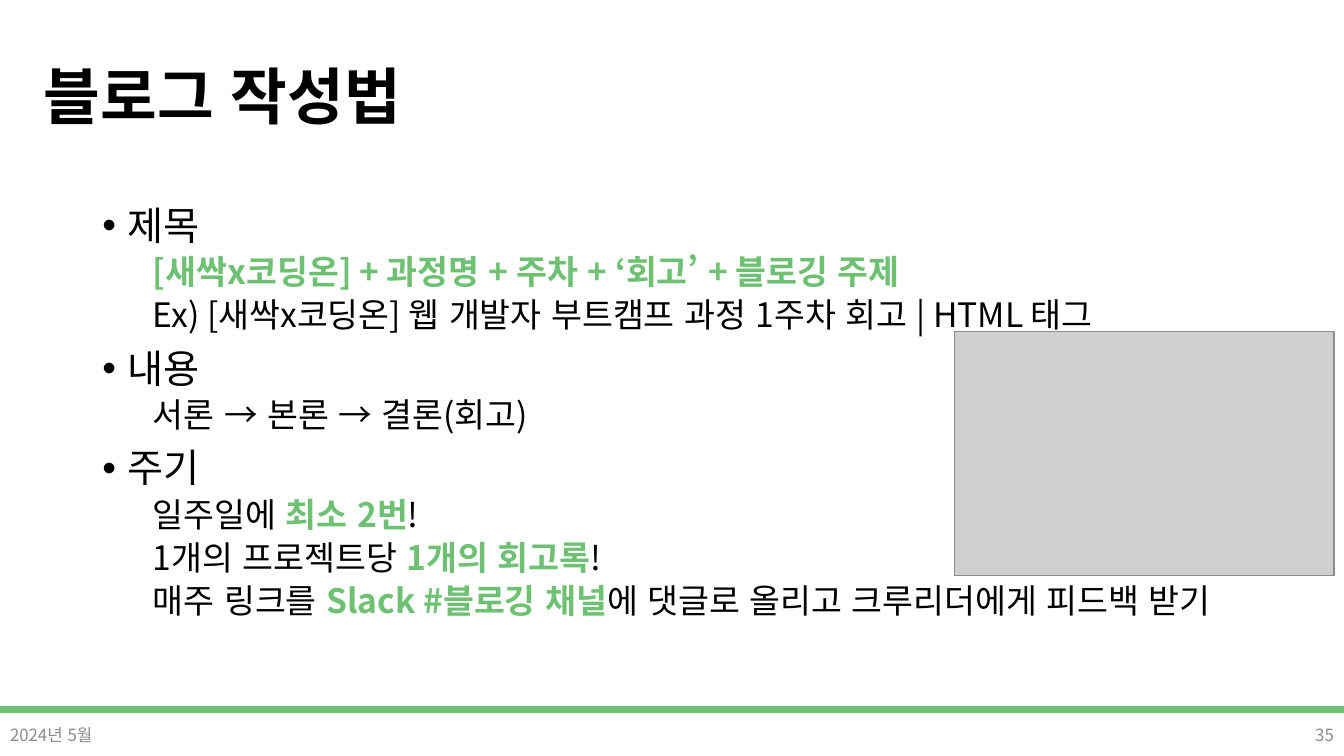
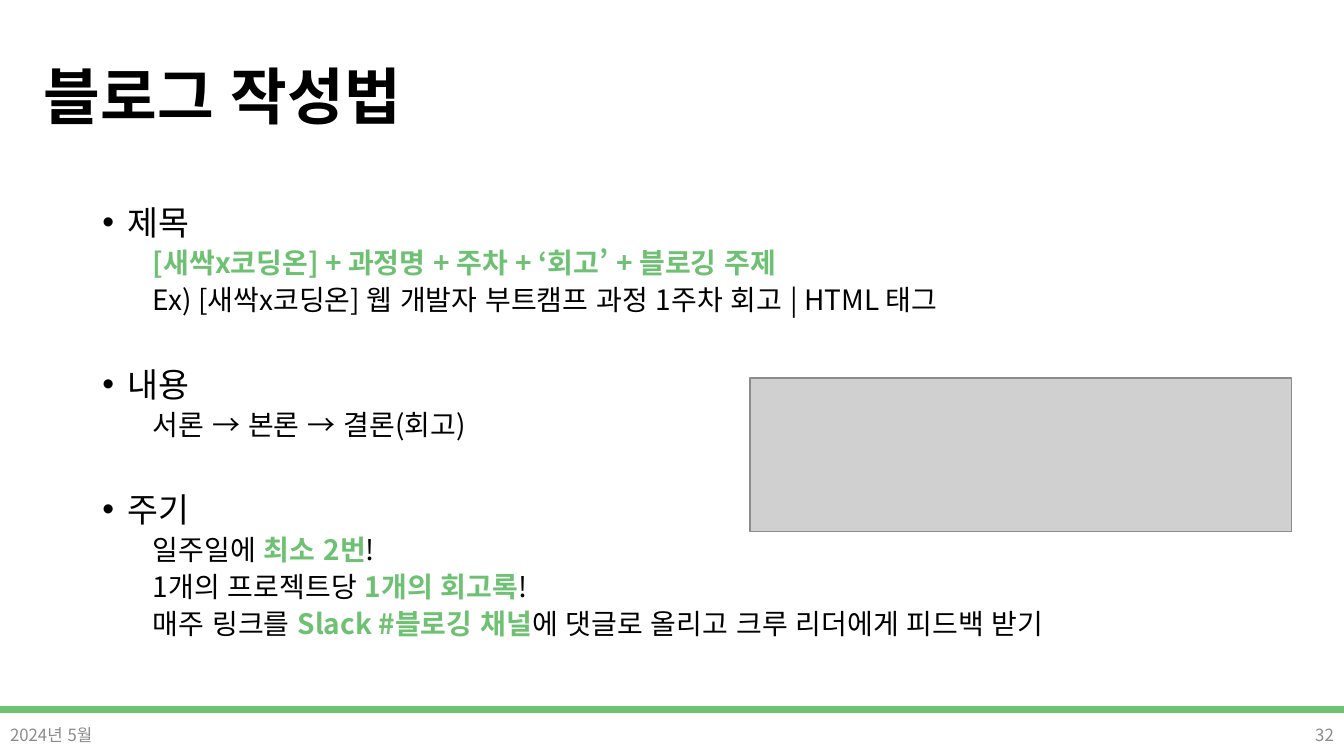
Before and after one commit to DevDamon0527/SeSAC_Yeongdeungpo_Campus_6th, a slide deck: slide 32 of material/[SeSAC_YDP_6] 01_ot,git.pptx (slide 35 before the commit). Drawn at 1344x756 pixels with LibreOffice and Linux fonts; fonts in the diff are those of the drawing; grey boxes stand for pictures; background and template pictures are left out. Boxes give left, top, right and bottom in pixels: in the first picture for what was removed or moved away, otherwise in the second. Text is boxed around its words. In the diff, an @@ line names an element or a change of style, - is before the commit and + after.

```diff
--- a/material/[SeSAC_YDP_6] 01_ot,git.pptx
+++ b/material/[SeSAC_YDP_6] 01_ot,git.pptx
@@ text at <box>128,207,938,600</box>: size 28 to 24 pt in "제목", "내용", "주기"; size 24 to 20 pt in "[새싹x코딩온] + 과정명 + 주차 + ‘회고’ ...", "Ex) [새싹x코딩온] 웹 개발자 부트캠프 과정 1주차 ...", "서론 → 본론 → 결론(회고)", "일주일에 최소 2번!" and 1 more places @@
@@ picture removed at <box>954,332,1334,576</box> @@
@@ picture added at <box>750,378,1293,532</box> @@
@@ text at <box>153,610,1044,637</box>: text changed; size 24 to 20 pt @@
-  매주 링크를 Slack #블로깅 채널에 댓글로 올리고 크루리더에게 피드백 받기
+  매주 링크를 Slack #블로깅 채널에 댓글로 올리고 크루 리더에게 피드백 받기
@@ page number at <box>1315,728,1334,741</box>: text changed @@
-35
+32
```
Also in this commit, not shown: 12 other slides changed, 1 slide added, 4 slides removed.
